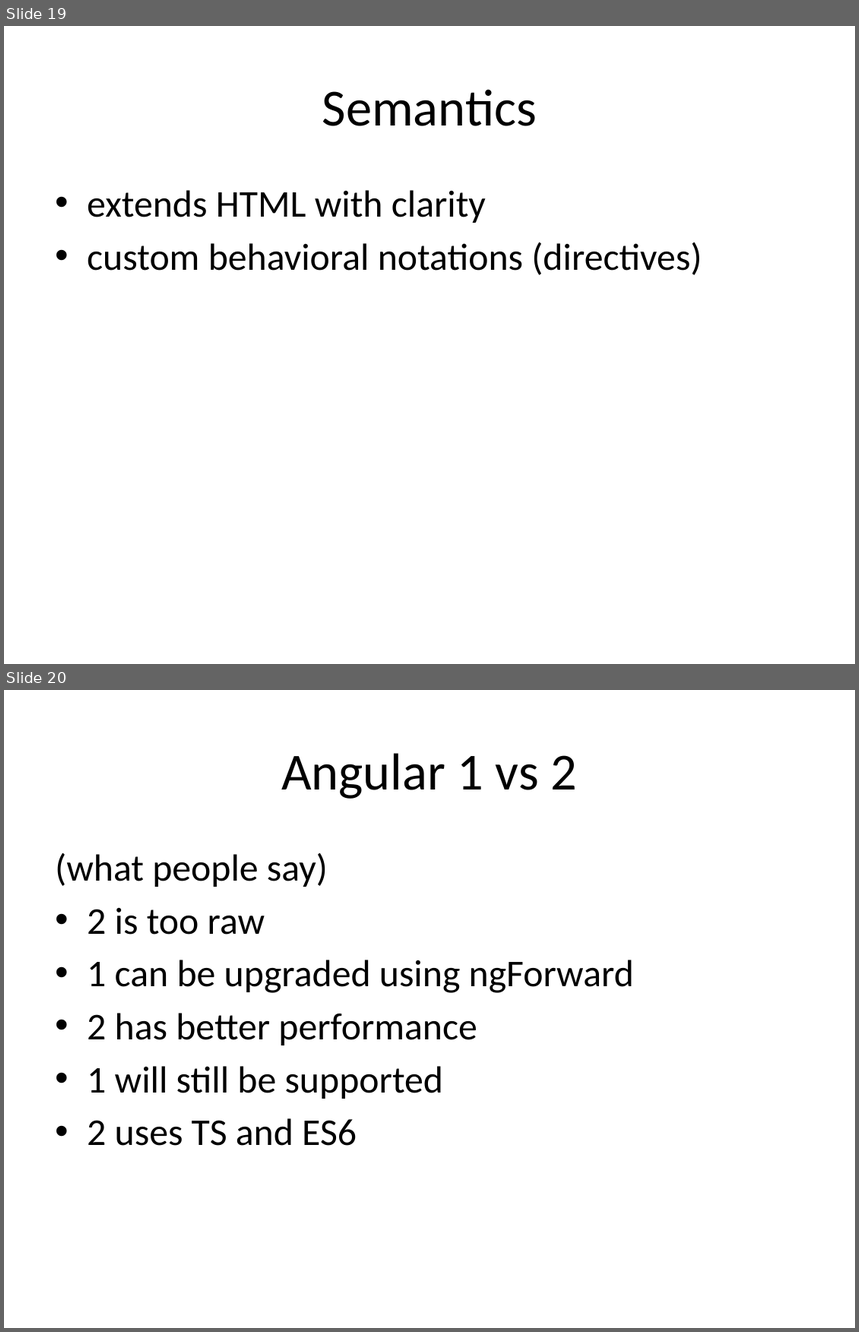
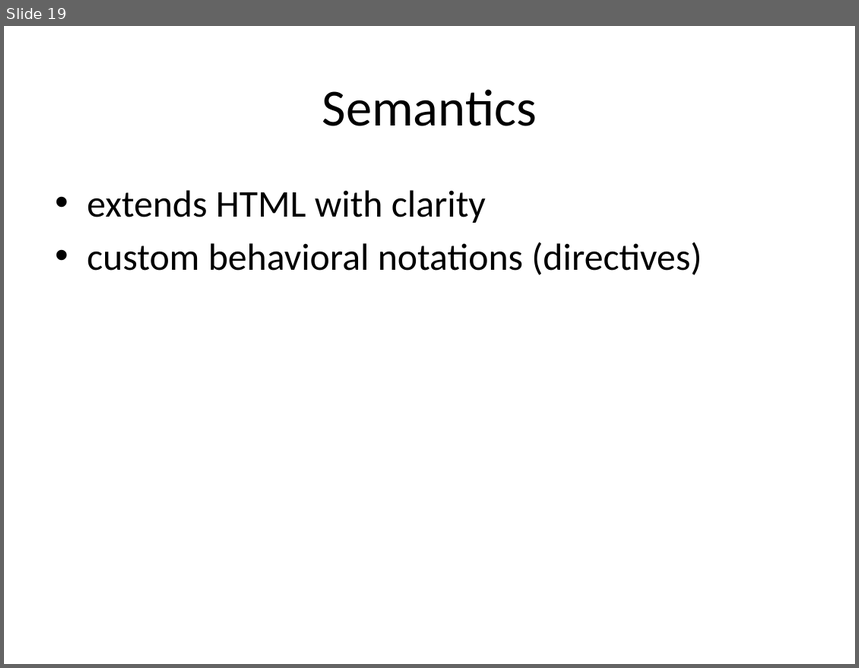
Before and after one commit to alexeymatveevp/angularjs-course, a slide deck: docs/01_ng_basics.pptx. Shown one above the other, each under a label of ours: slides 19 and 20 before the commit, slide 19 after it. The pictures are 859x1332 and 859x668 pixels, drawn with LibreOffice and Linux fonts; fonts in the diff are those of the drawing. Boxes give left, top, right and bottom in pixels: in the first picture for what was removed or moved away, otherwise in the second. Text is boxed around its words. In the diff, an @@ line names an element or a change of style, - is before the commit and + after.

```diff
--- a/docs/01_ng_basics.pptx
+++ b/docs/01_ng_basics.pptx
@@ slide 20 removed at [4, 690, 855, 1328], background #FFFFFF @@
@@ title removed at [281, 753, 577, 799] @@
-Angular 1 vs 2
@@ text removed at [55, 853, 634, 1146] @@
-(what people say)
-• 2 is too raw
-• 1 can be upgraded using ngForward
-• 2 has better performance
-• 1 will still be supported
-• 2 uses TS and ES6
```
Also in this commit, not shown: 1 slide added, 1 other slide removed, 3 other files.
